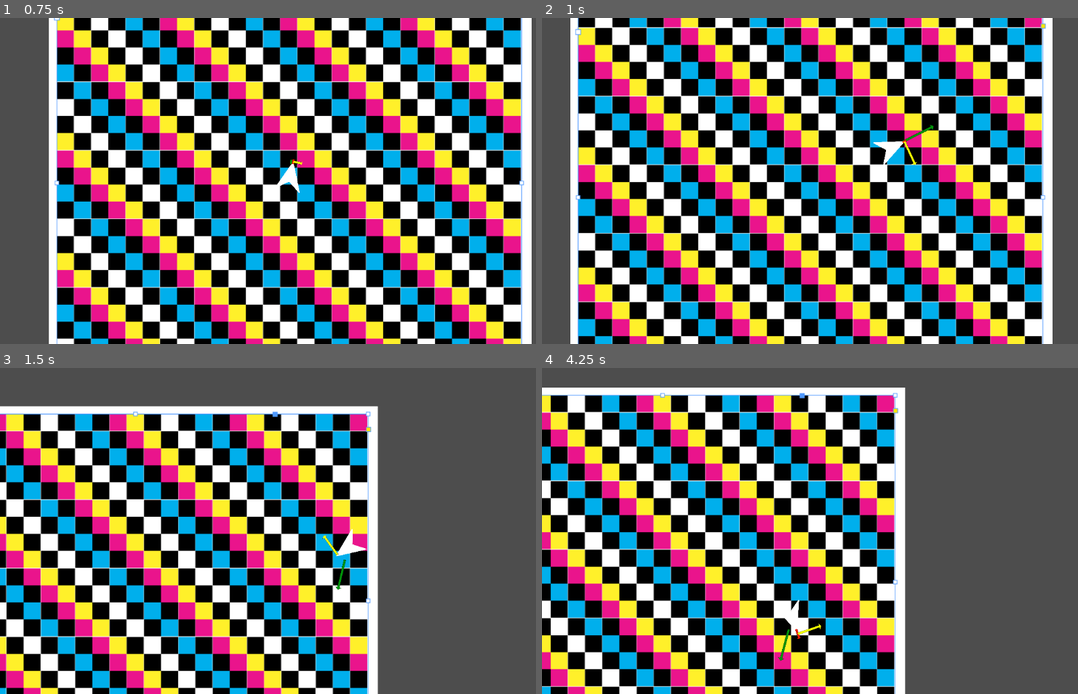
Above: before the commit, frames 1-4 (two rows, left to right).
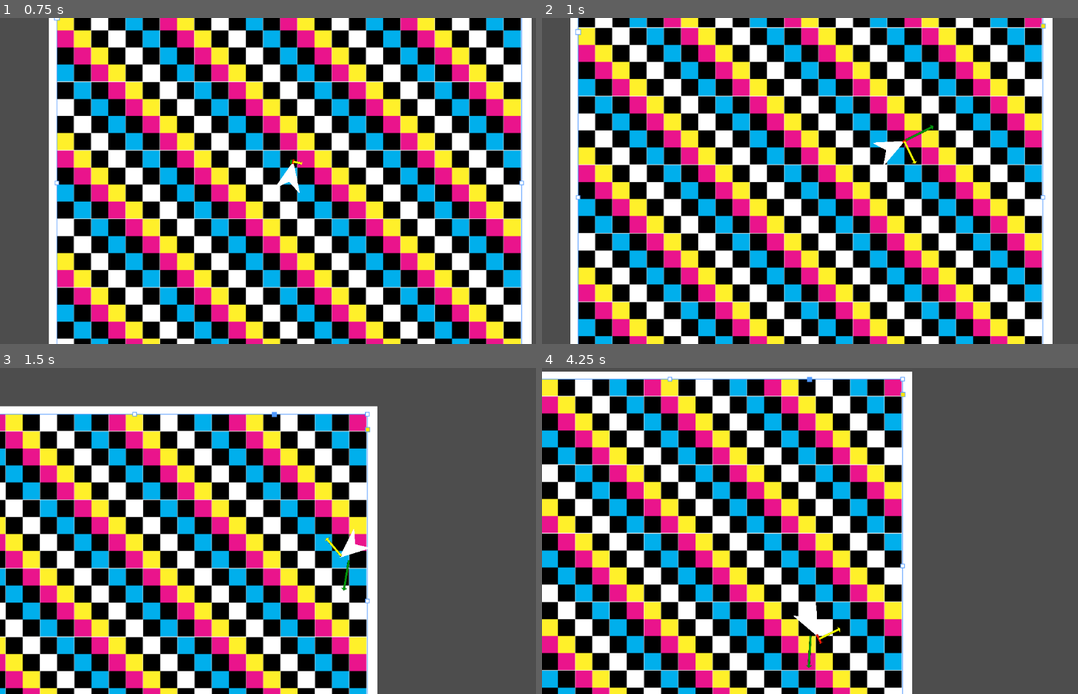
Above: after the commit, the same moments.

Repository: ParadoxArcher/Angle_Advantage
Game: Godot game, scene res://Scenes/GameScene.tscn
The game is run twice, just before and just after one commit, with the same random seed, the same clock (stepped at 60 frames per second) and the same inputs.
Inputs:
- Up to frame 1 (0.75 s): tap Enter at 0.5 s; hold D (RotateRight) from 0.53 s (still down); hold W (Boost) from 0.53 s (still down)
- Up to frame 2 (1 s): keep holding D (RotateRight); keep holding W (Boost); tap Space (Dodge) at 0.8 s
- Up to frame 3 (1.5 s): release D (RotateRight) at 1.28 s; release W (Boost) at 1.28 s; hold Shift (Brake) from 1.28 s (still down); tap Space (Dodge) at 1.35 s
- Up to frame 4 (4.25 s): tap W (Boost) at 1.55, 3.05 s; release Shift (Brake) at 2.03 s; hold W (Boost) 2.03-2.78 s; hold D (RotateRight) 2.03-3.53 s; tap Space (Dodge) at 2.3, 2.85, 3.8 s; hold A (RotateLeft) from 3.53 s (still down); hold W (Boost) from 3.53 s (still down)

Frame 1 is identical in both runs. In frame 2, less than 0.1% of the frame differs, in the area x 61-72%, y 34-46%; in frame 3, 9.8%; in frame 4, 62%, in the area x 0-70%, y 1-100%.

Commit message:
vault backup: 2025-01-14 20:32:37

Diff:
--- a/zProject Files/Godot/Scripts/PlayerScript.gd
+++ b/zProject Files/Godot/Scripts/PlayerScript.gd
@@ -31,8 +31,9 @@
 func _physics_process(_delta):
 	var MoveInput = Vector2(Input.get_action_strength("RotateRight") - Input.get_action_strength("RotateLeft"), Input.get_action_strength("Boost") - Input.get_action_strength("Back"))
 
+	#region Basic Movement
 	#region Brakes
-	if Input.is_action_pressed("Brake"):
+	if Input.is_action_pressed("Brake"): # Amplifies Decelerations
 		SpeedDecel[0] = SpeedDecel[1] * BrakeDecelMult[0]
 		RotaDecel[0] = RotaDecel[1] * BrakeDecelMult[1]
 	else:
@@ -41,35 +42,35 @@
 	#endregion
 
 	#region Boost
-	if MoveInput.y > 0 or BoostDecay[0] > 0:
+	if MoveInput.y > 0 or BoostDecay[0] > 0: # Determines movement application and delays it's deactivation
+		var BoostDirAmp
 		if MoveInput.y >= BoostDecay[0]:
-			BoostDir = Vector2(cos(rotation), sin(rotation)) * MoveInput.y
+			BoostDirAmp = MoveInput.y
 			if BoostDecay[0] < 1:
 				BoostDecay[0] += clampf(BoostDecay[1], 0, 1 - BoostDecay[0])
 		else:
-			BoostDir = Vector2(cos(rotation), sin(rotation)) * (BoostDecay[0] * BoostDecay[2] )
+			BoostDirAmp = BoostDecay[0] * BoostDecay[2]
 			BoostDecay[0] -= clampf(BoostDecay[1], 0, BoostDecay[0])
+
+		BoostDir = Vector2(cos(rotation), sin(rotation)) * BoostDirAmp
 	#endregion
 
 	#region Rotation
-
-	if MoveInput.x != 0:
+	if MoveInput.x != 0: # Defines rotation acceleration and it's momentum
 		var CounterSteer = absf((RotaSpeed / MaxRota[0] ) - MoveInput.x) * CounterScaler[1]
 		RotaRate = RotaAccel[0] + RotaDecel[0] * CounterSteer
 	else:
 		RotaRate = RotaDecel[0]
 	#endregion
+	#endregion
 
-	#region Dodge
+	#region Advanced Movement
+	if Input.is_action_just_pressed("Dodge"):
+		Dodge(Vector2(MoveInput.x, -MoveInput.y).normalized())
+
 	if MaxSpeed[0] != MaxSpeed[1] || RotaAccel[0] != RotaAccel[1]:
 		MaxSpeed[0] -= clampf((MaxSpeed[0] - MaxSpeed[1] ) * DodgeMaxSpeed[1], 0, MaxSpeed[0] - MaxSpeed[1])
 		RotaAccel[0] -= clampf((RotaAccel[0] - RotaAccel[1] ) * DodgeRotaAccel[1], 0, RotaAccel[0] - RotaAccel[1])
-
-	if Input.is_action_just_pressed("Dodge"):
-		Dodge(Vector2(MoveInput.x, -MoveInput.y).normalized())
-	#endregion
-
-	#region WallBoost...w
 
 	#endregion
 
Not shown, changed: .obsidian/workspace.json
Not shown, changed: DevNotes/Player/Movement/Boost.md
Not shown, changed: Devlogs/2025-01-14.md
